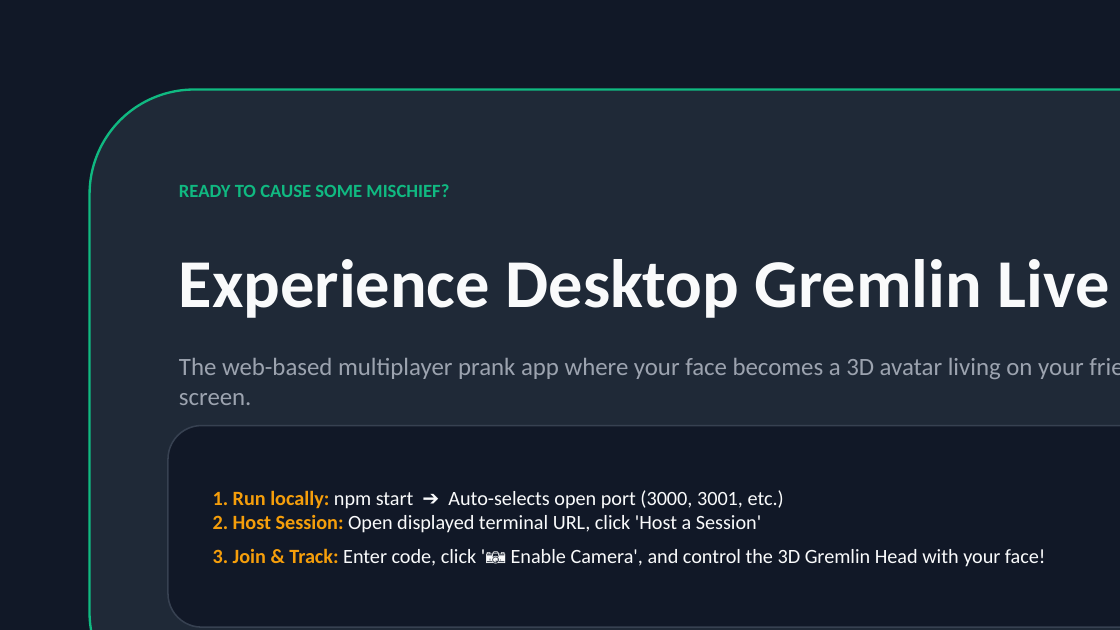
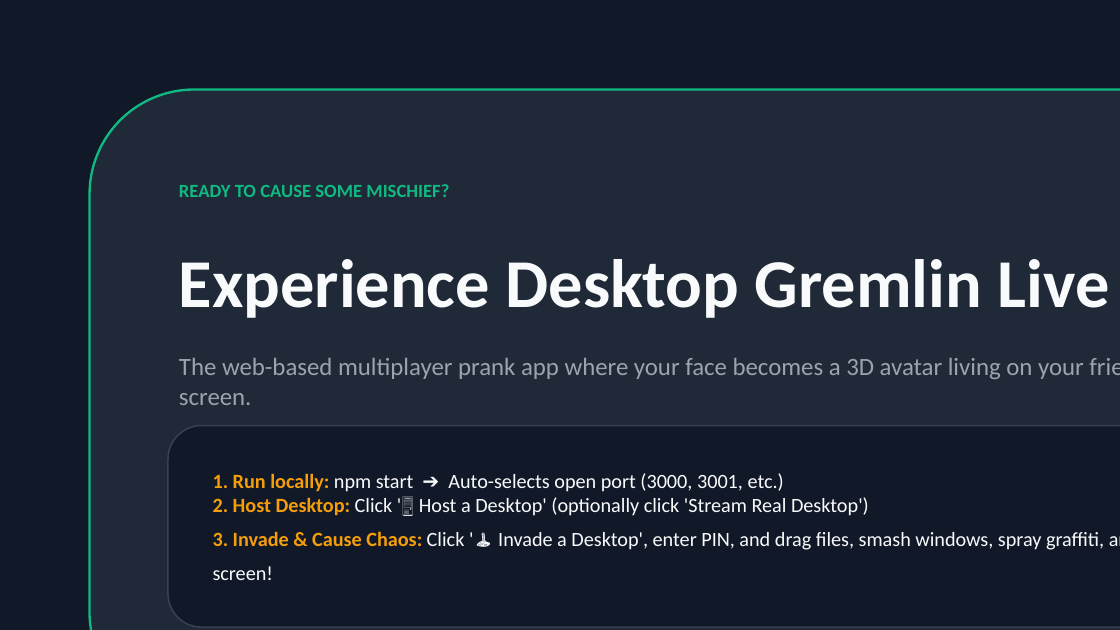
Before and after one commit to rheasplace/Ai-Creative-Ent-Assignment-1, a slide deck: slide 9 of Desktop_Gremlin_Pitch_Deck.pptx. Drawn at 1120x630 pixels with LibreOffice and Linux fonts; fonts in the diff are those of the drawing. Boxes give left, top, right and bottom in pixels: in the first picture for what was removed or moved away, otherwise in the second. Text is boxed around its words. In the diff, an @@ line names an element or a change of style, - is before the commit and + after.

Commit message:
Implement full interactive remote desktop invasion, chaos suite, WebRTC screen streaming, and updated pitch deck presentation

```diff
--- a/Desktop_Gremlin_Pitch_Deck.pptx
+++ b/Desktop_Gremlin_Pitch_Deck.pptx
@@ text at bbox=[213, 473, 1104, 580]: text changed @@
-1. Run locally: npm start ➔ Auto-selects open port (3000, 3001, etc.)
-2. Host Session: Open displayed terminal URL, click 'Host a Session'
-3. Join & Track: Enter code, click '📷 Enable Camera', and control the 3D Gremlin Head with your face!
+1. Run locally: npm start ➔ Auto-selects open port (3000, 3001, etc.)
+2. Host Desktop: Click '🖥️ Host a Desktop' (optionally click 'Stream Real Desktop')
+3. Invade & Cause Chaos: Click '🕹️ Invade a Desktop', enter PIN, and drag files, smash windows, spray graffiti, and shake the screen!
```
Also in this commit, not shown: 2 other slides changed, 7 other files.
